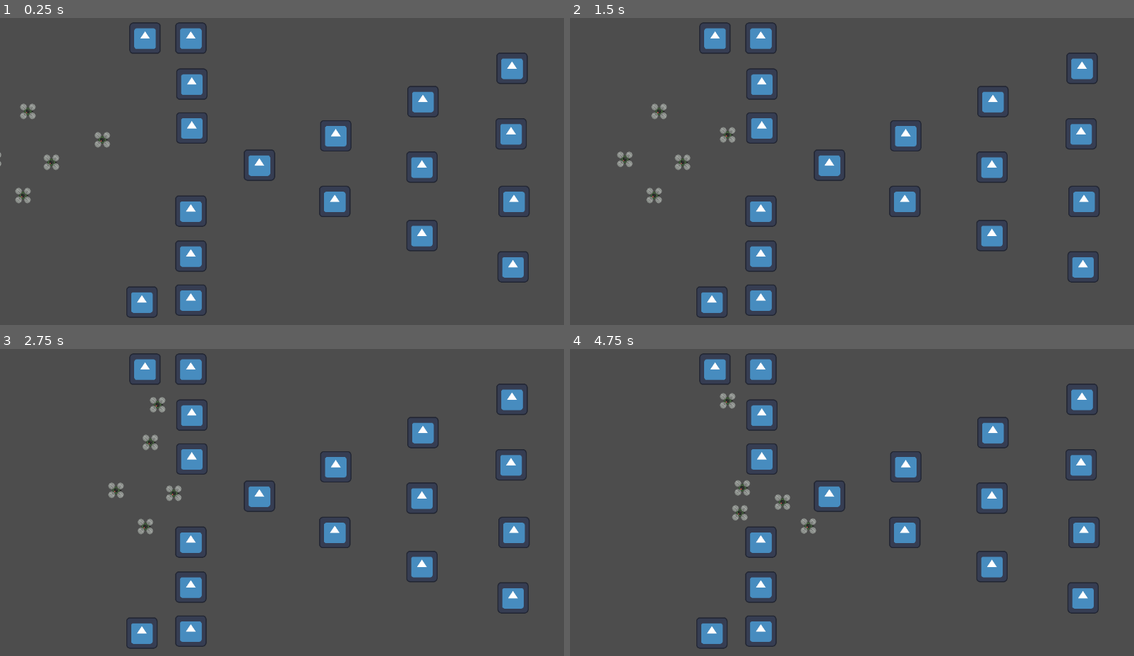
Above: before the commit, frames 1-4 (two rows, left to right).
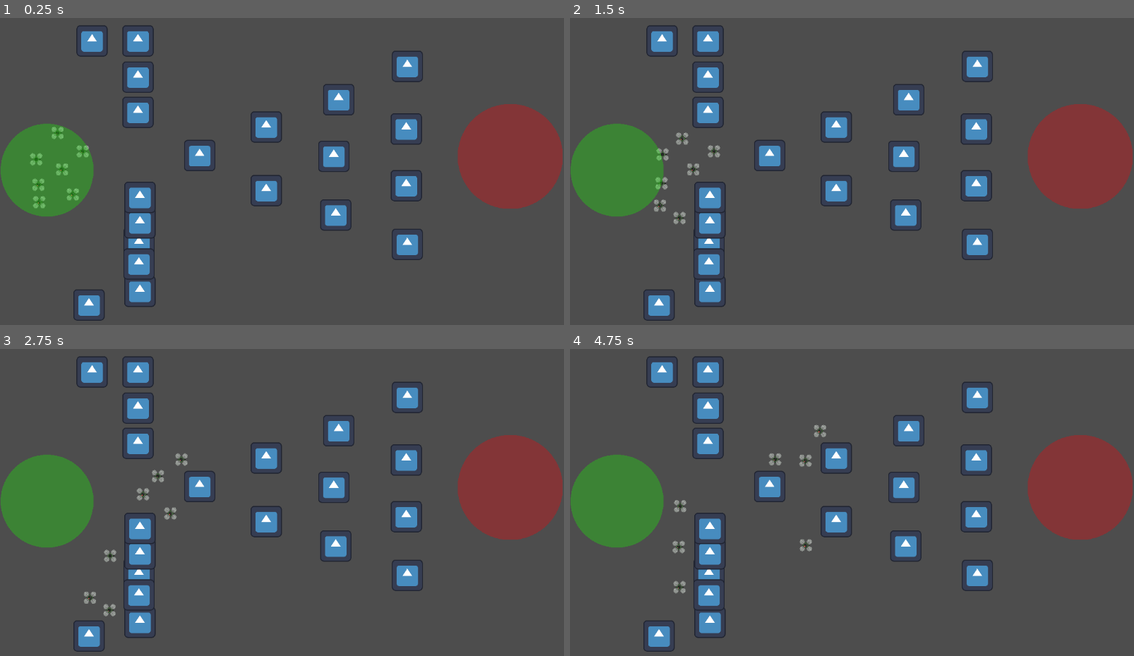
Above: after the commit, the same moments.

Repository: MRRP-lab/cluttered-navigation
Game: Godot game, scene res://scenes/field.tscn
Same seed, same stepped clock (60 frames per second), same inputs: the game is played once before the commit and once after it. The engine's default icon, where the game draws it, is replaced by a stand-in: a white triangle on a blue panel in a dark square.
Inputs:
- Up to frame 1 (0.25 s): no input
- Up to frame 2 (1.5 s): no input
- Up to frame 3 (2.75 s): no input
- Up to frame 4 (4.75 s): no input

The runs differ from the first frame. In frame 1, 20% of the frame differs, in the area x 0-100%, y 1-99%; in frame 2, 21%; in frame 3, 21%; in frame 4, 21%.

Commit message:
Add starting and ending region. Add initialization script to spawn some drones.

Diff:
--- a/pinko-drones/project.godot
+++ b/pinko-drones/project.godot
@@ -12,7 +12,7 @@
 
 config/name="Pinko Drones"
 run/main_scene="res://scenes/field.tscn"
-config/features=PackedStringArray("4.3", "Mobile")
+config/features=PackedStringArray("4.4", "Mobile")
 config/icon="res://assets/icon.svg"
 
 [rendering]
--- /dev/null
+++ b/pinko-drones/scenes/Initialize.gd
@@ -0,0 +1,29 @@
+extends Node2D
+class_name Swarm_Sim
+
+
+@export var droneNum: int
+
+@export_range(1, 180, 1, "suffix:°") var Minimum_Angle: float
+@export var start: Node2D
+@export var end: Node2D
+@export var obstacles: Node2D
+@export var drones: Node2D
+
+# Optionally initialize the board.
+func _ready() -> void:
+	print("Hello World!")
+	# Initialize drones in start region based on the parameters.
+	var drone = preload("res://scenes/plinko_drone.tscn")
+	for i in range(droneNum):
+		var newDrone = drone.instantiate()
+
+		newDrone.name = str("drone_", i)
+		newDrone.move_speed = 50
+
+		var randOffset = Vector2(randf() * 50 - 25, randf() * 50 - 25)
+		newDrone.position = start.position + randOffset
+
+		drones.add_child(newDrone)
+		print("Drone sprite texture:", newDrone.get_node("Sprite2D").texture)
+		print("Drone position", newDrone.position)
--- a/pinko-drones/scenes/field.tscn
+++ b/pinko-drones/scenes/field.tscn
@@ -1,86 +1,114 @@
-[gd_scene load_steps=3 format=3 uid="uid://cixj4aur0a7rw"]
+[gd_scene load_steps=7 format=3 uid="uid://cixj4aur0a7rw"]
 
-[ext_resource type="PackedScene" uid="uid://caql5maj28m6r" path="res://scenes/plinko_drone.tscn" id="1_7puak"]
+[ext_resource type="Script" uid="uid://j2woj4a7fmjo" path="res://scenes/Initialize.gd" id="1_pn4dk"]
 [ext_resource type="PackedScene" uid="uid://c8de5rbrn437a" path="res://scenes/obstacle.tscn" id="3_0r5mg"]
+[ext_resource type="Texture2D" uid="uid://de2hrv06jns1o" path="res://assets/green.png" id="3_lptdg"]
+[ext_resource type="Texture2D" uid="uid://vich32apnncj" path="res://assets/red.png" id="4_7156t"]
 
-[node name="Node2D" type="Node2D"]
+[sub_resource type="CircleShape2D" id="CircleShape2D_ttalb"]
+radius = 47.5184
 
-[node name="Camera2D" type="Camera2D" parent="."]
+[sub_resource type="CircleShape2D" id="CircleShape2D_pn4dk"]
+radius = 54.037
+
+[node name="Simulator" type="Node2D" node_paths=PackedStringArray("start", "end", "obstacles", "drones")]
+script = ExtResource("1_pn4dk")
+droneNum = 7
+start = NodePath("Start")
+end = NodePath("End")
+obstacles = NodePath("Obstacles_Group")
+drones = NodePath("Drones_Group")
+
+[node name="Camera" type="Camera2D" parent="."]
 zoom = Vector2(2, 2)
+metadata/_edit_lock_ = true
 
-[node name="Obstacles_group" type="Node2D" parent="."]
+[node name="Obstacles_Group" type="Node2D" parent="."]
+position = Vector2(-54, 3)
 
-[node name="StaticBody2D" parent="Obstacles_group" instance=ExtResource("3_0r5mg")]
-position = Vector2(-93, 133)
+[node name="StaticBody2D" parent="Obstacles_Group" instance=ExtResource("3_0r5mg")]
+position = Vector2(-91, 121)
 
-[node name="StaticBody2D8" parent="Obstacles_group" instance=ExtResource("3_0r5mg")]
-position = Vector2(-93, 42)
+[node name="StaticBody2D8" parent="Obstacles_Group" instance=ExtResource("3_0r5mg")]
+position = Vector2(-92, 72)
 
-[node name="StaticBody2D9" parent="Obstacles_group" instance=ExtResource("3_0r5mg")]
+[node name="StaticBody2D11" parent="Obstacles_Group" instance=ExtResource("3_0r5mg")]
+position = Vector2(-91, 51)
+
+[node name="StaticBody2D20" parent="Obstacles_Group" instance=ExtResource("3_0r5mg")]
+position = Vector2(-91, 25)
+
+[node name="StaticBody2D9" parent="Obstacles_Group" instance=ExtResource("3_0r5mg")]
 position = Vector2(-143, 135)
 
-[node name="StaticBody2D10" parent="Obstacles_group" instance=ExtResource("3_0r5mg")]
-position = Vector2(-92, -43)
+[node name="StaticBody2D10" parent="Obstacles_Group" instance=ExtResource("3_0r5mg")]
+position = Vector2(-93, -62)
 
-[node name="StaticBody2D11" parent="Obstacles_group" instance=ExtResource("3_0r5mg")]
-position = Vector2(-92, -88)
+[node name="StaticBody2D19" parent="Obstacles_Group" instance=ExtResource("3_0r5mg")]
+position = Vector2(-93, -98)
 
-[node name="StaticBody2D2" parent="Obstacles_group" instance=ExtResource("3_0r5mg")]
+[node name="StaticBody2D2" parent="Obstacles_Group" instance=ExtResource("3_0r5mg")]
 position = Vector2(-93, -135)
 
-[node name="StaticBody2D3" parent="Obstacles_group" instance=ExtResource("3_0r5mg")]
-position = Vector2(-23, -5)
+[node name="StaticBody2D3" parent="Obstacles_Group" instance=ExtResource("3_0r5mg")]
+position = Vector2(-30, -18)
 
-[node name="StaticBody2D5" parent="Obstacles_group" instance=ExtResource("3_0r5mg")]
-position = Vector2(-93, 88)
+[node name="StaticBody2D5" parent="Obstacles_Group" instance=ExtResource("3_0r5mg")]
+position = Vector2(-92, 93)
 
-[node name="StaticBody2D6" parent="Obstacles_group" instance=ExtResource("3_0r5mg")]
-position = Vector2(55, -35)
+[node name="StaticBody2D6" parent="Obstacles_Group" instance=ExtResource("3_0r5mg")]
+position = Vector2(38, -47)
 
-[node name="StaticBody2D7" parent="Obstacles_group" instance=ExtResource("3_0r5mg")]
-position = Vector2(54, 32)
+[node name="StaticBody2D7" parent="Obstacles_Group" instance=ExtResource("3_0r5mg")]
+position = Vector2(38, 18)
 
-[node name="StaticBody2D15" parent="Obstacles_group" instance=ExtResource("3_0r5mg")]
-position = Vector2(235, -104)
+[node name="StaticBody2D15" parent="Obstacles_Group" instance=ExtResource("3_0r5mg")]
+position = Vector2(182, -109)
 
-[node name="StaticBody2D16" parent="Obstacles_group" instance=ExtResource("3_0r5mg")]
-position = Vector2(234, -37)
+[node name="StaticBody2D16" parent="Obstacles_Group" instance=ExtResource("3_0r5mg")]
+position = Vector2(181, -45)
 
-[node name="StaticBody2D17" parent="Obstacles_group" instance=ExtResource("3_0r5mg")]
-position = Vector2(237, 32)
+[node name="StaticBody2D17" parent="Obstacles_Group" instance=ExtResource("3_0r5mg")]
+position = Vector2(181, 13)
 
-[node name="StaticBody2D18" parent="Obstacles_group" instance=ExtResource("3_0r5mg")]
-position = Vector2(236, 99)
+[node name="StaticBody2D18" parent="Obstacles_Group" instance=ExtResource("3_0r5mg")]
+position = Vector2(182, 73)
 
-[node name="StaticBody2D14" parent="Obstacles_group" instance=ExtResource("3_0r5mg")]
-position = Vector2(143, 67)
+[node name="StaticBody2D14" parent="Obstacles_Group" instance=ExtResource("3_0r5mg")]
+position = Vector2(109, 43)
 
-[node name="StaticBody2D12" parent="Obstacles_group" instance=ExtResource("3_0r5mg")]
-position = Vector2(144, -70)
+[node name="StaticBody2D12" parent="Obstacles_Group" instance=ExtResource("3_0r5mg")]
+position = Vector2(112, -75)
 
-[node name="StaticBody2D13" parent="Obstacles_group" instance=ExtResource("3_0r5mg")]
-position = Vector2(143, -3)
+[node name="StaticBody2D13" parent="Obstacles_Group" instance=ExtResource("3_0r5mg")]
+position = Vector2(107, -17)
 
-[node name="StaticBody2D4" parent="Obstacles_group" instance=ExtResource("3_0r5mg")]
+[node name="StaticBody2D4" parent="Obstacles_Group" instance=ExtResource("3_0r5mg")]
 position = Vector2(-140, -135)
 
 [node name="Drones_Group" type="Node2D" parent="."]
 
-[node name="Drone1" parent="Drones_Group" instance=ExtResource("1_7puak")]
-position = Vector2(-248, -8)
-motion_mode = 1
-move_speed = 50.0
+[node name="Start" type="Area2D" parent="."]
+position = Vector2(-240, 0)
 
-[node name="Drone2" parent="Drones_Group" instance=ExtResource("1_7puak")]
-position = Vector2(-196, -31)
-motion_mode = 1
-move_speed = 50.0
+[node name="CollisionShape2D" type="CollisionShape2D" parent="Start"]
+shape = SubResource("CircleShape2D_ttalb")
 
-[node name="Drone" parent="Drones_Group" instance=ExtResource("1_7puak")]
-position = Vector2(-272, -60)
+[node name="Sprite2D" type="Sprite2D" parent="Start/CollisionShape2D"]
+modulate = Color(1, 1, 1, 0.305882)
+scale = Vector2(0.19, 0.19)
+texture = ExtResource("3_lptdg")
+metadata/_edit_lock_ = true
 
-[node name="Drone3" parent="Drones_Group" instance=ExtResource("1_7puak")]
-position = Vector2(-307, -11)
+[node name="End" type="Area2D" parent="."]
+position = Vector2(-16, -14)
 
-[node name="Drone4" parent="Drones_Group" instance=ExtResource("1_7puak")]
-position = Vector2(-277, 26)
+[node name="CollisionShape2D" type="CollisionShape2D" parent="End"]
+position = Vector2(249, 0)
+shape = SubResource("CircleShape2D_pn4dk")
+
+[node name="Sprite2D" type="Sprite2D" parent="End/CollisionShape2D"]
+modulate = Color(1, 1, 1, 0.305882)
+scale = Vector2(0.215, 0.215)
+texture = ExtResource("4_7156t")
+metadata/_edit_lock_ = true
--- a/pinko-drones/scenes/plinko_drone.tscn
+++ b/pinko-drones/scenes/plinko_drone.tscn
@@ -19,7 +19,7 @@
 size = Vector2(42, 4)
 
 [node name="Drone" type="CharacterBody2D"]
-scale = Vector2(0.5, 0.5)
+scale = Vector2(0.4, 0.4)
 script = ExtResource("1_bxgiq")
 move_speed = 50.0
 avoid_probability = 0.5
--- a/pinko-drones/scripts/plinko_drone.gd
+++ b/pinko-drones/scripts/plinko_drone.gd
@@ -68,15 +68,15 @@
 
 # change the state to advancing.
 func change_state_advancing():
-	print("advancing")
+
 	current_state = states.ADVANCING
 
 # change the state to avoiding.
 func change_state_avoiding():
-	print("avoiding")
+
 	set_velocity(Vector2(0,0))
 
-	# set a random direction based on the probability
+	# Set a random direction based off
 	var rng = randf()
 	direction = 1 if rng < avoid_probability else -1
 
Binary file added: pinko-drones/assets/green.png
Not shown, added: pinko-drones/assets/green.png.import
Binary file added: pinko-drones/assets/red.png
Not shown, added: pinko-drones/assets/red.png.import
Not shown, added: pinko-drones/scenes/Initialize.gd.uid
